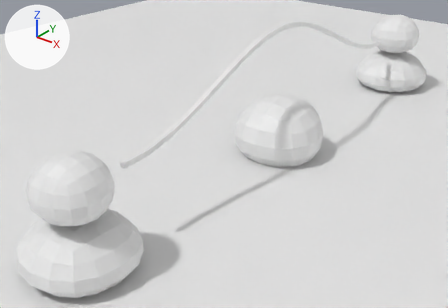
A saved change to the Blender file scenes/rope_scene.blend.
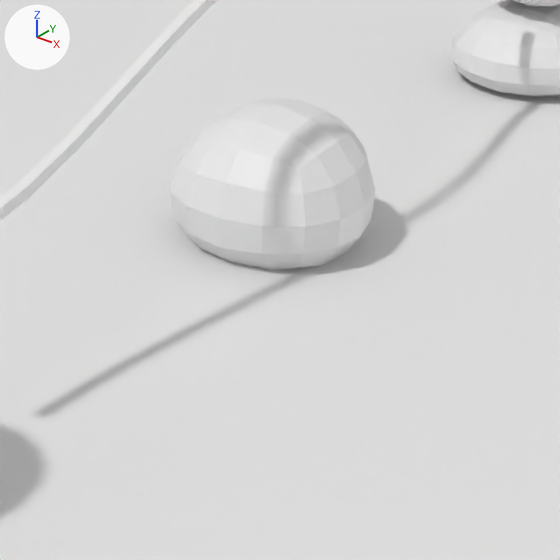
There are two pictures of each version: one whole from a 50 mm lens placed at (10.42, -16.04, 8.38), pointed at (-0.95, -1.83, -0.43), one close up on the part from 36% to 90% of the width and 16% to 95% of the height. The lights are fixed; the arrows at upper left show +X, +Y and +Z.

In view in the first close-up: 'Cube2', 'Floor', 'Jumper', 'Rope'.
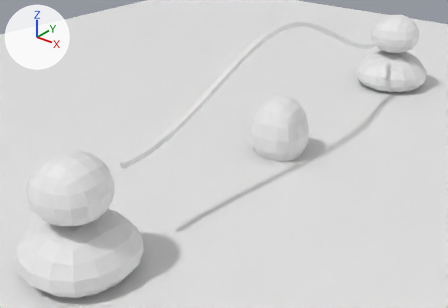
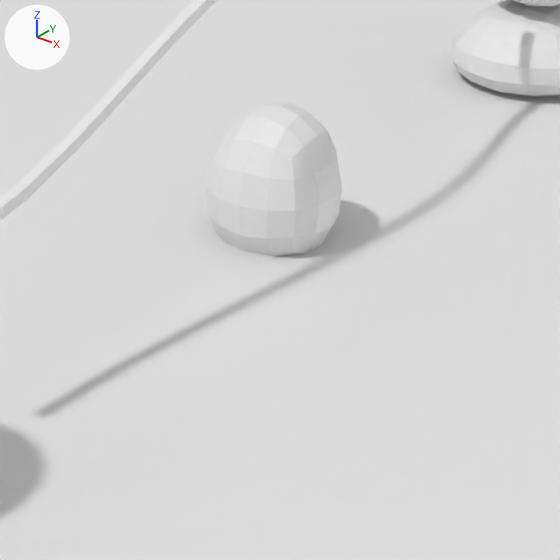
What differs and where, as boxes [x1, y1, x2, y2] in the close-ups (560 x 560 px):
'Jumper', rescaled (33% narrower, 11% shorter): before [170, 98, 375, 270]; after [206, 103, 342, 256]

The edits, one by one:
Object 'Jumper' (ob_jumper) is rescaled from (1.5, 1.5, 1.5) to (1.0, 1.0, 1.5).
